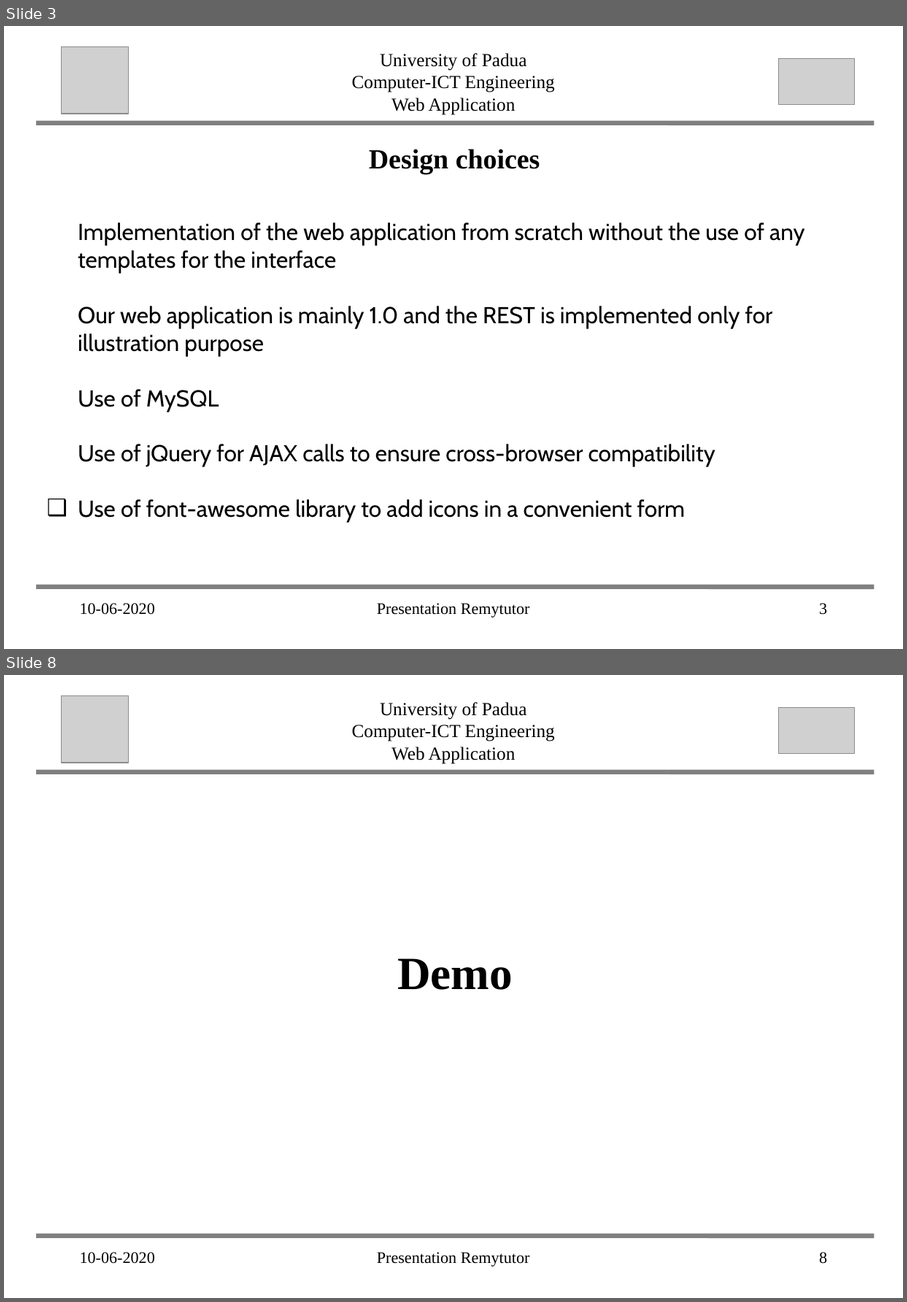
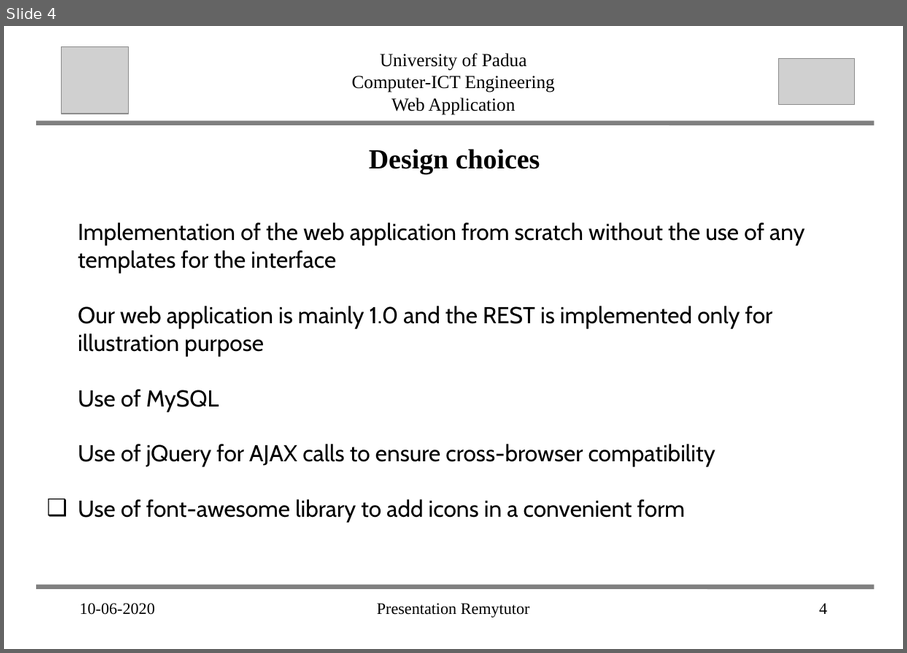
Before and after one commit to abahmadb/Web-Applications, a slide deck: HW2-RemuTutor-2019-2020 - Victor.ppt. Shown one above the other, each under a label of ours: slides 3 and 8 before the commit, slide 4 after it; the slides between them are not shown. The pictures are 907x1302 and 907x653 pixels, drawn with LibreOffice and Linux fonts; fonts in the diff are those of the drawing; grey boxes stand for pictures. Boxes give left, top, right and bottom in pixels: in the first picture for what was removed or moved away, otherwise in the second. Text is boxed around its words. In the diff, an @@ line names an element or a change of style, - is before the commit and + after.

```diff
--- a/HW2-RemuTutor-2019-2020 - Victor.ppt
+++ b/HW2-RemuTutor-2019-2020 - Victor.ppt
@@ slide 8 removed at (4, 675, 903, 1298), background #FFFFFF @@
@@ picture removed at (61, 695, 128, 763) @@
@@ text removed at (352, 702, 555, 764) @@
-University of Padua
-Computer-ICT Engineering
-Web Application
@@ picture removed at (778, 707, 854, 753) @@
@@ line removed from (39, 772) to (872, 772) @@
@@ text removed at (397, 958, 513, 990) @@
-Demo
@@ line removed from (39, 1235) to (872, 1235) @@
@@ text removed at (80, 1252, 155, 1263) @@
-10-06-2020
@@ text removed at (377, 1252, 530, 1266) @@
-Presentation Remytutor
@@ page number removed at (819, 1252, 827, 1263) @@
-8
@@ what was slide 3 is now slide 4 @@
@@ page number at (819, 603, 827, 614): text changed @@
-3
+4
```
Also in this commit, not shown: 1 slide changed, 4 other slides removed.
